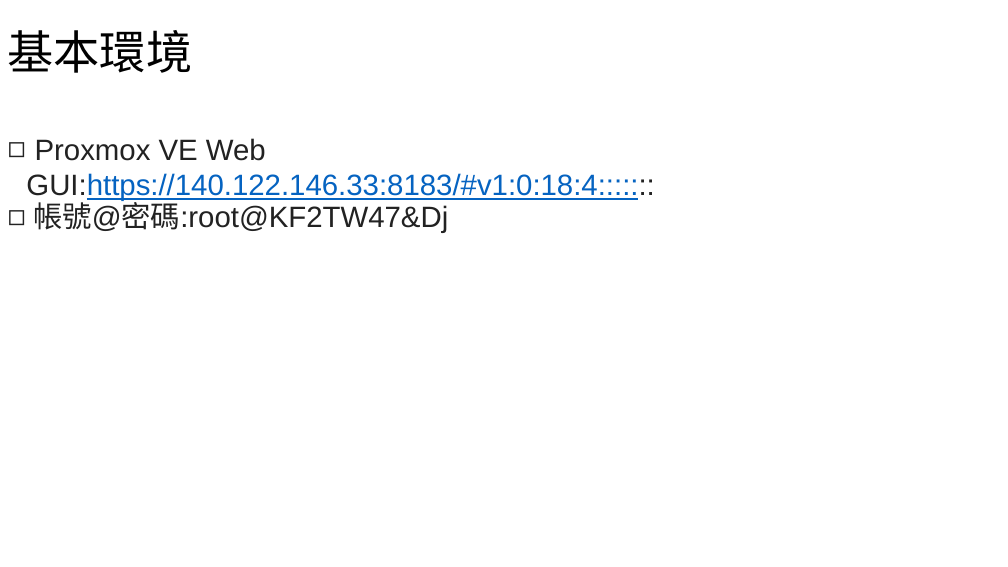
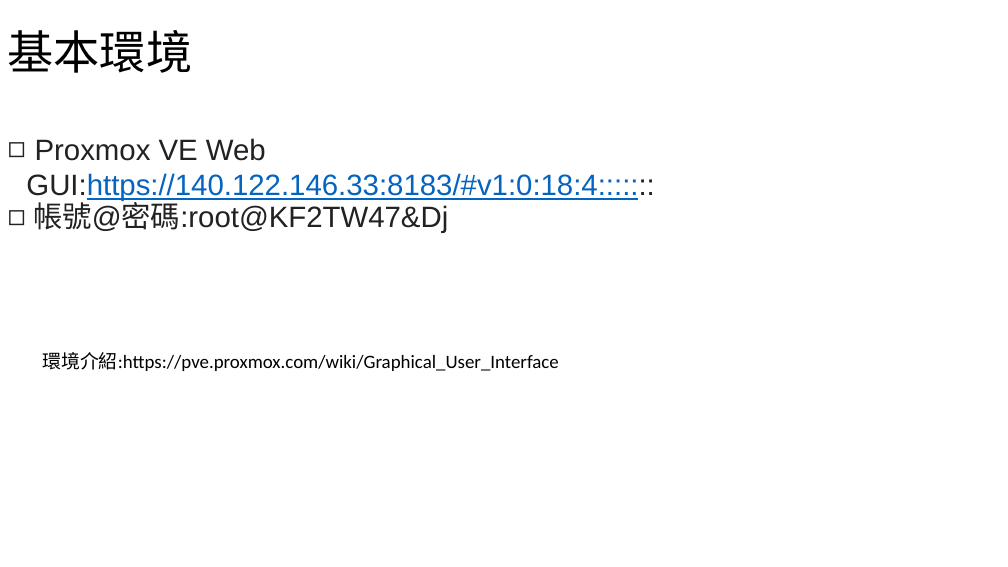
Before and after one commit to HsienLu/note, a slide deck: slide 2 of proxmox基本介紹&操作備分.pptx. Drawn at 1008x567 pixels with LibreOffice and Linux fonts; fonts in the diff are those of the drawing. Boxes give left, top, right and bottom in pixels: in the first picture for what was removed or moved away, otherwise in the second. Text is boxed around its words. In the diff, an @@ line names an element or a change of style, - is before the commit and + after.

```diff
--- a/proxmox基本介紹&操作備分.pptx
+++ b/proxmox基本介紹&操作備分.pptx
@@ text added at box(42, 352, 559, 371), 18 pt, text #000000 @@
+環境介紹:https://pve.proxmox.com/wiki/Graphical_User_Interface
```
